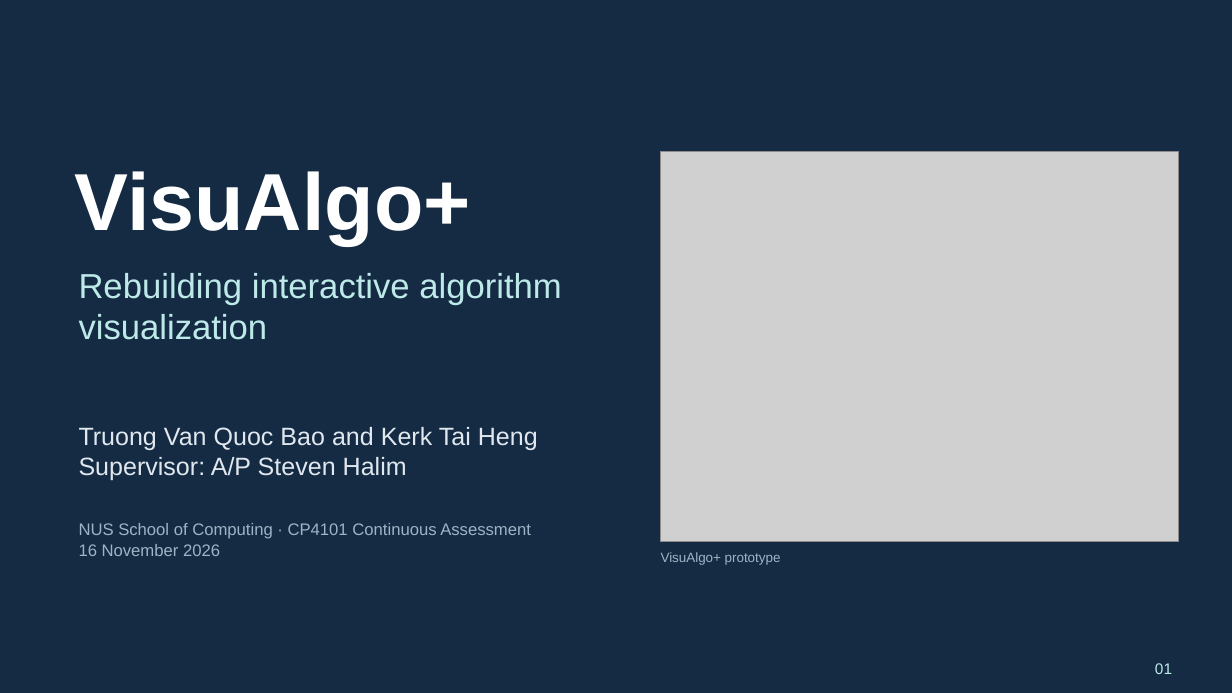
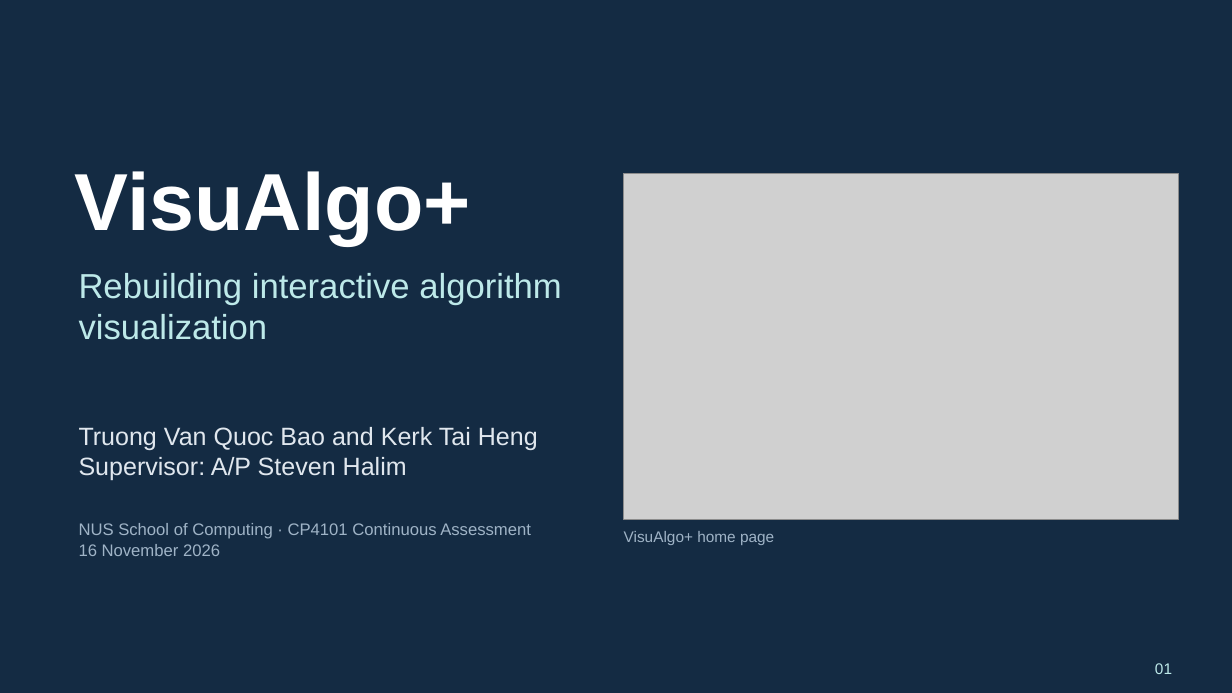
Before and after one commit to BJoozz/docsforfyp, a slide deck: slide 1 of presentation/VisuAlgo_CA_Presentation.pptx. Drawn at 1232x693 pixels with LibreOffice and Linux fonts; fonts in the diff are those of the drawing; grey boxes stand for pictures. Boxes give left, top, right and bottom in pixels: in the first picture for what was removed or moved away, otherwise in the second. Text is boxed around its words. In the diff, an @@ line names an element or a change of style, - is before the commit and + after.

```diff
--- a/presentation/VisuAlgo_CA_Presentation.pptx
+++ b/presentation/VisuAlgo_CA_Presentation.pptx
@@ picture: place and size @@
-picture at (661, 152, 1178, 542)
+picture at (624, 174, 1178, 520)
@@ text at (624, 531, 774, 545): text changed; size 10.5 to 12 pt @@
-VisuAlgo+ prototype
+VisuAlgo+ home page
```
Also in this commit, not shown: 8 other slides changed, 18 other files.
